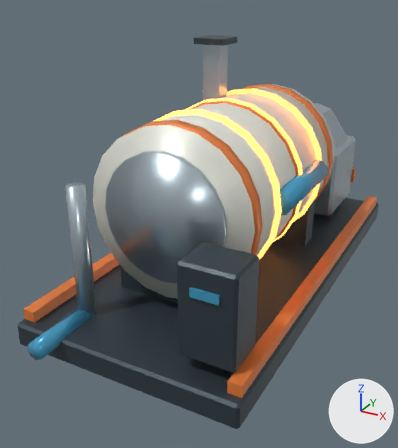
An edit to the glTF model lunar-art-test/game/assets/melter.glb, drawn before and after from the same camera.
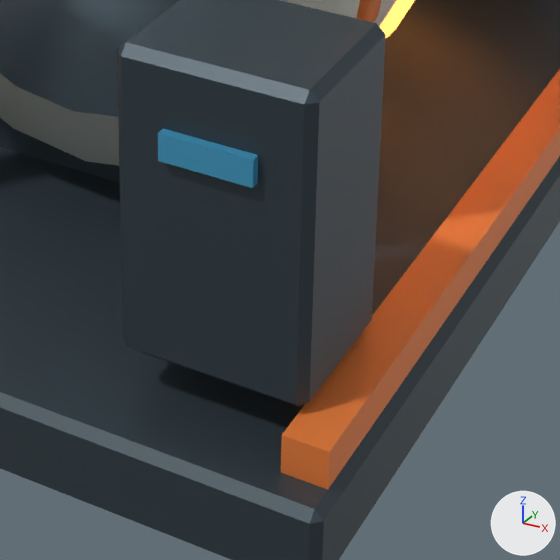
The first picture shows the older version from a 50 mm camera at (1.98, -4.35, 2.56) aimed at (-0.19, -0.4, 0.59). The close-ups show the older and then the newer version on the part from 35% to 79% of the width and 55% to 94% of the height of that picture. Only the edits that show in the close-ups are written down. The lights are fixed; the arrows at lower right show +X, +Y and +Z. Vertices at exactly the same position are counted once.

The scene before the commit, as lines of its bpy script (objects in view):
```python
me_cube_052 = bpy.data.meshes.new('Cube.052')
me_cube_052.from_pydata(...)  # 428 vertices, 772 faces; spans x -0.93..0.93, y -2.12..2.02, z 0.0..2.12
# faces by material slot: [168, 264, 188, 76, 76]
me_cube_052.materials.append(mat_lunar___graphite_structure)  # greyish blue #3c4850
me_cube_052.materials.append(mat_lunar___burnt_orange_safety)  # orange #e77e3c
me_cube_052.materials.append(mat_lunar___brushed_stainless)  # pale blue #b8c7ce
me_cube_052.materials.append(mat_lunar___ceramic_ivory)  # white #e5e6db
me_cube_052.materials.append(mat_lunar___reclaimed_water)  # blue #459ec5
ob_melter = bpy.data.objects.new('Melter', me_cube_052)
ob_melter.location = (0.0, 0.0, 0.0)
```
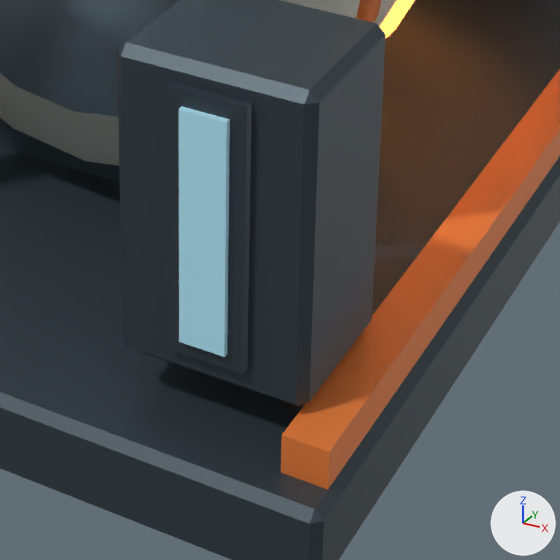
Edits to the bpy script that builds the scene:
```text
Add mat_lunar___gauge_fluid:
    mat_lunar___gauge_fluid = principled_material('Lunar • gauge fluid')
    mat_lunar___gauge_fluid.base_color = (0.45, 0.8, 0.95)  # cyan #b3e7f9
    mat_lunar___gauge_fluid.roughness = 0.25
Change me_cube_052:
    where me_cube_052.from_pydata(...)  # 428 vertices, 772 faces; spans x -0.93..0.93, y -2.12..2.02, z 0.0..2.12
    used by ob_melter; location = (0.0, 0.0, 0.0)
    me_cube_052 part 1: a new loose piece, a box spanning x 0.535..0.705, y -1.808..-1.788, z 0.365..0.955, in mat_lunar___graphite_structure (greyish blue #3c4850)
    me_cube_052 part 2: the loose piece of 8 vertices spanning x 0.52..0.72, y -1.81..-1.79, z 0.79..0.85 is deleted
Add me_cube_064:
    me_cube_064.from_pydata(...)  # a box spanning x 0.57..0.67, y -1.82..-1.8, z 0.4..0.92
    me_cube_064.materials.append(mat_lunar___gauge_fluid)  # cyan #b3e7f9
Add ob_level:
    ob_level = bpy.data.objects.new('Level', me_cube_064)
    ob_level.location = (0.0, 0.0, 0.0)
```

Where the change shows, as pixel boxes [x1, y1, x2, y2] in the close-ups (560 x 560 px):
'Level', added (cyan): after [179, 106, 230, 357]
part 1 of me_cube_052, added: after [165, 81, 252, 374]
part 2 of me_cube_052, deleted (blue): before [158, 128, 258, 188]
